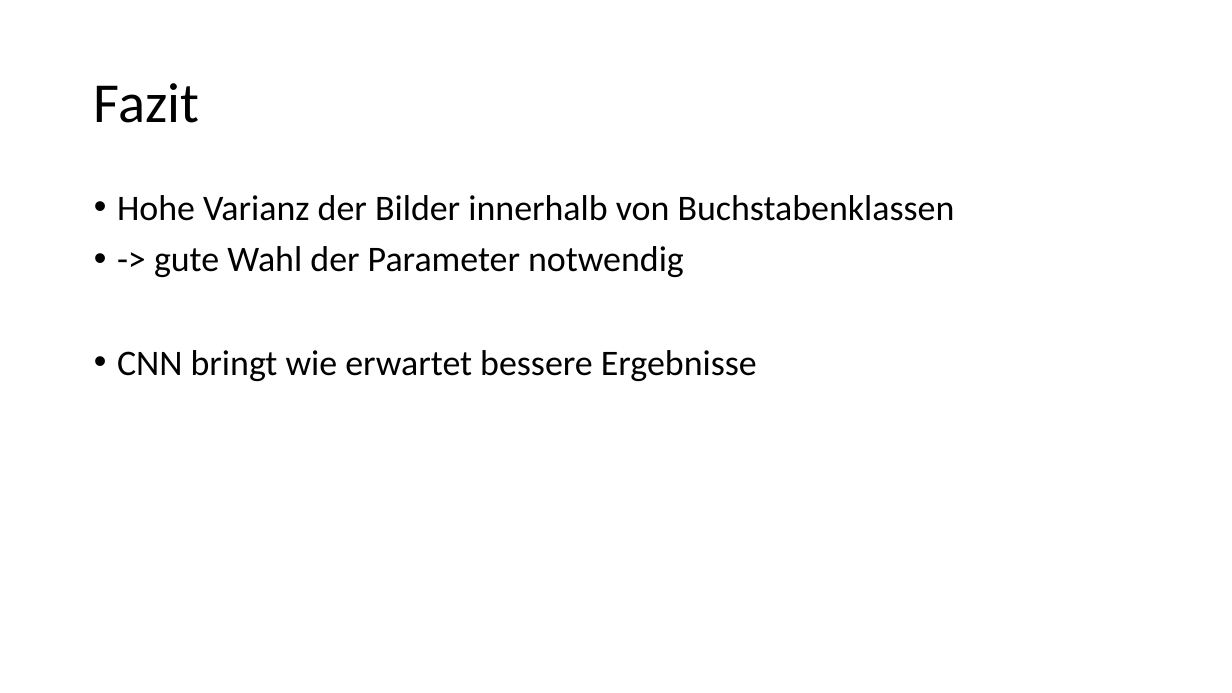
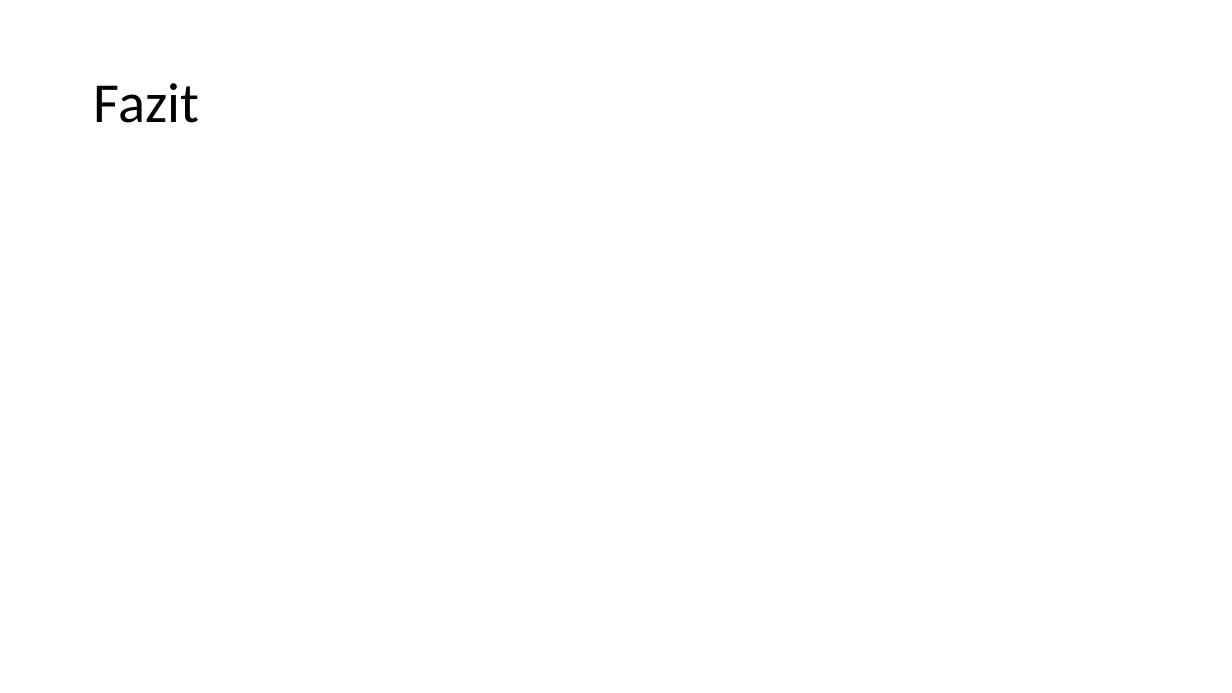
Before and after one commit to ageinpee/ComputerVision, a slide deck: slide 13 of project/Präsentation CV-Prak [Di].pptx. Drawn at 1232x693 pixels with LibreOffice and Linux fonts; fonts in the diff are those of the drawing; grey boxes stand for pictures. Boxes give left, top, right and bottom in pixels: in the first picture for what was removed or moved away, otherwise in the second. Text is boxed around its words. In the diff, an @@ line names an element or a change of style, - is before the commit and + after.

Commit message:
added stuff to the presentation

```diff
--- a/project/Präsentation CV-Prak [Di].pptx
+++ b/project/Präsentation CV-Prak [Di].pptx
@@ text removed at [117, 195, 955, 381] @@
-• Hohe Varianz der Bilder innerhalb von Buchstabenklassen
-• -> gute Wahl der Parameter notwendig
-• CNN bringt wie erwartet bessere Ergebnisse
```
Also in this commit, not shown: 5 other slides changed.
